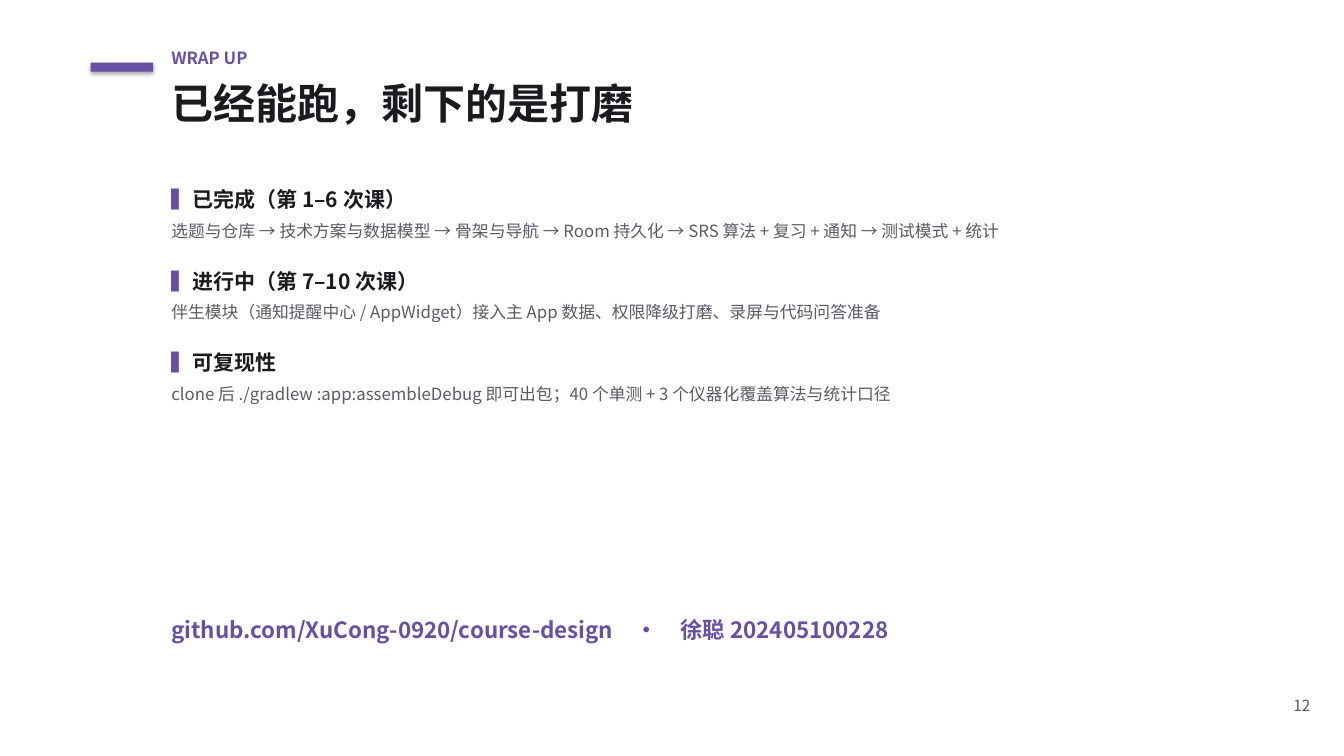
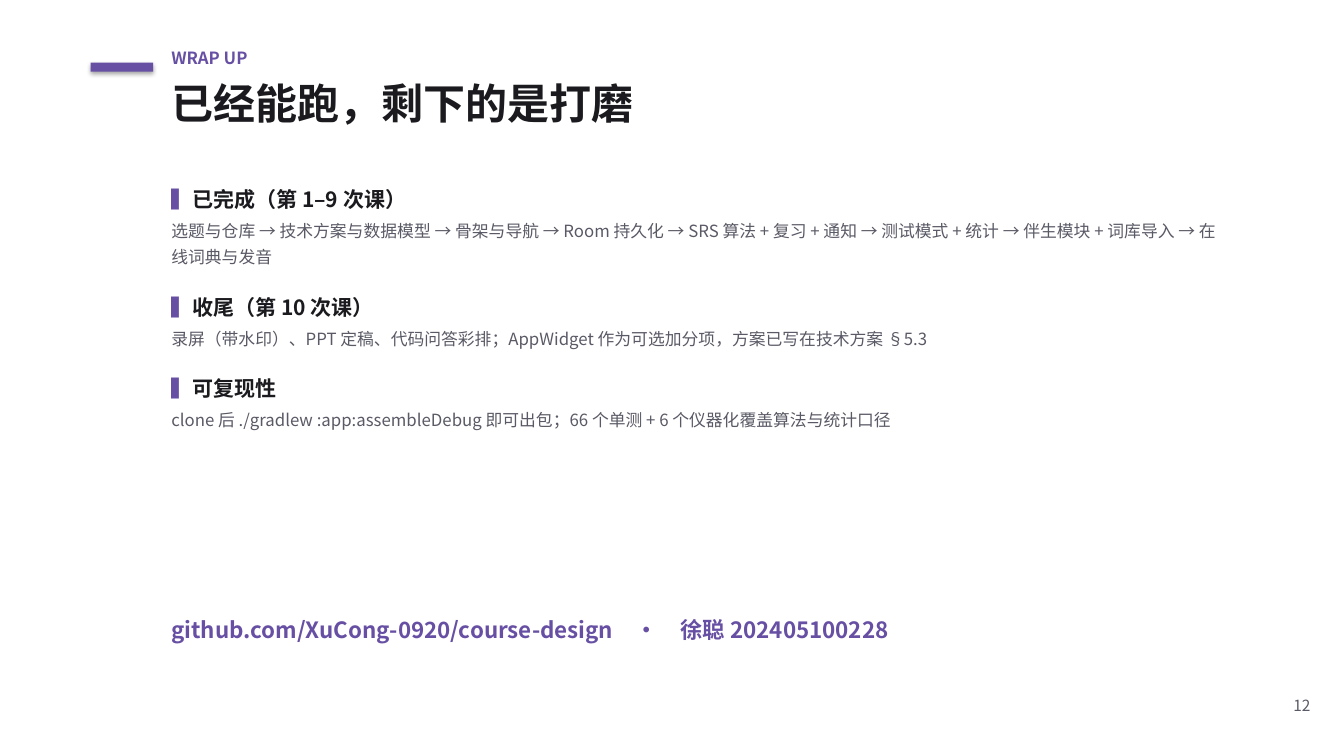
Before and after one commit to XuCong-0920/course-design, a slide deck: slide 12 of docs/演示PPT.pptx. Drawn at 1344x756 pixels with LibreOffice and Linux fonts; fonts in the diff are those of the drawing. Boxes give left, top, right and bottom in pixels: in the first picture for what was removed or moved away, otherwise in the second. Text is boxed around its words. In the diff, an @@ line names an element or a change of style, - is before the commit and + after.

Commit message:
docs: PPT 同步第 9 次课——六块功能、66 个单测、31 次提交与联网踩坑

```diff
--- a/docs/演示PPT.pptx
+++ b/docs/演示PPT.pptx
@@ text at box(171, 188, 1216, 349): text changed @@
-▍已完成（第 1–6 次课）
-选题与仓库 → 技术方案与数据模型 → 骨架与导航 → Room 持久化 → SRS 算法 + 复习 + 通知 → 测试模式 + 统计
-▍进行中（第 7–10 次课）
-伴生模块（通知提醒中心 / AppWidget）接入主 App 数据、权限降级打磨、录屏与代码问答准备
+▍已完成（第 1–9 次课）
+选题与仓库 → 技术方案与数据模型 → 骨架与导航 → Room 持久化 → SRS 算法 + 复习 + 通知 → 测试模式 + 统计 → 伴生模块 + 词库导入 → 在线词典与发音
+▍收尾（第 10 次课）
+录屏（带水印）、PPT 定稿、代码问答彩排；AppWidget 作为可选加分项，方案已写在技术方案 §5.3
@@ text at box(171, 412, 890, 430): text changed @@
-clone 后 ./gradlew :app:assembleDebug 即可出包；40 个单测 + 3 个仪器化覆盖算法与统计口径
+clone 后 ./gradlew :app:assembleDebug 即可出包；66 个单测 + 6 个仪器化覆盖算法与统计口径
```
Also in this commit, not shown: 2 other slides changed.
